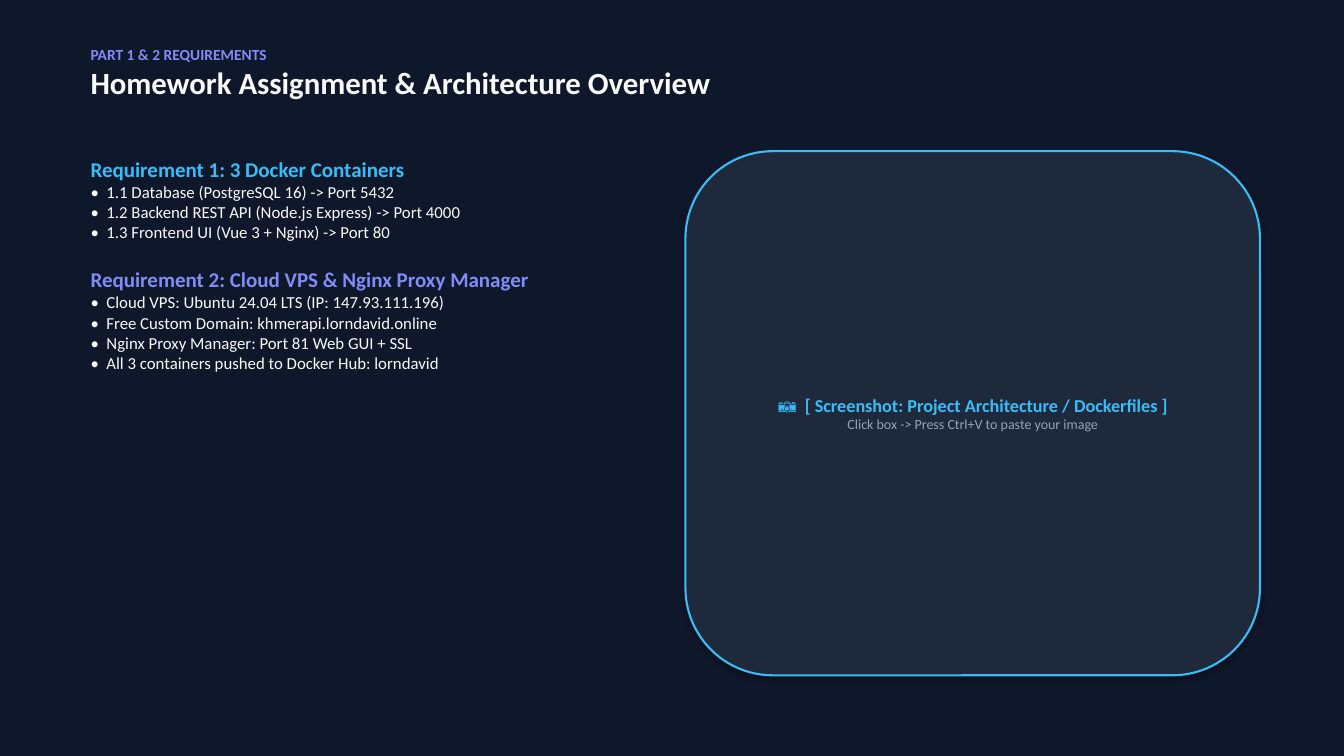
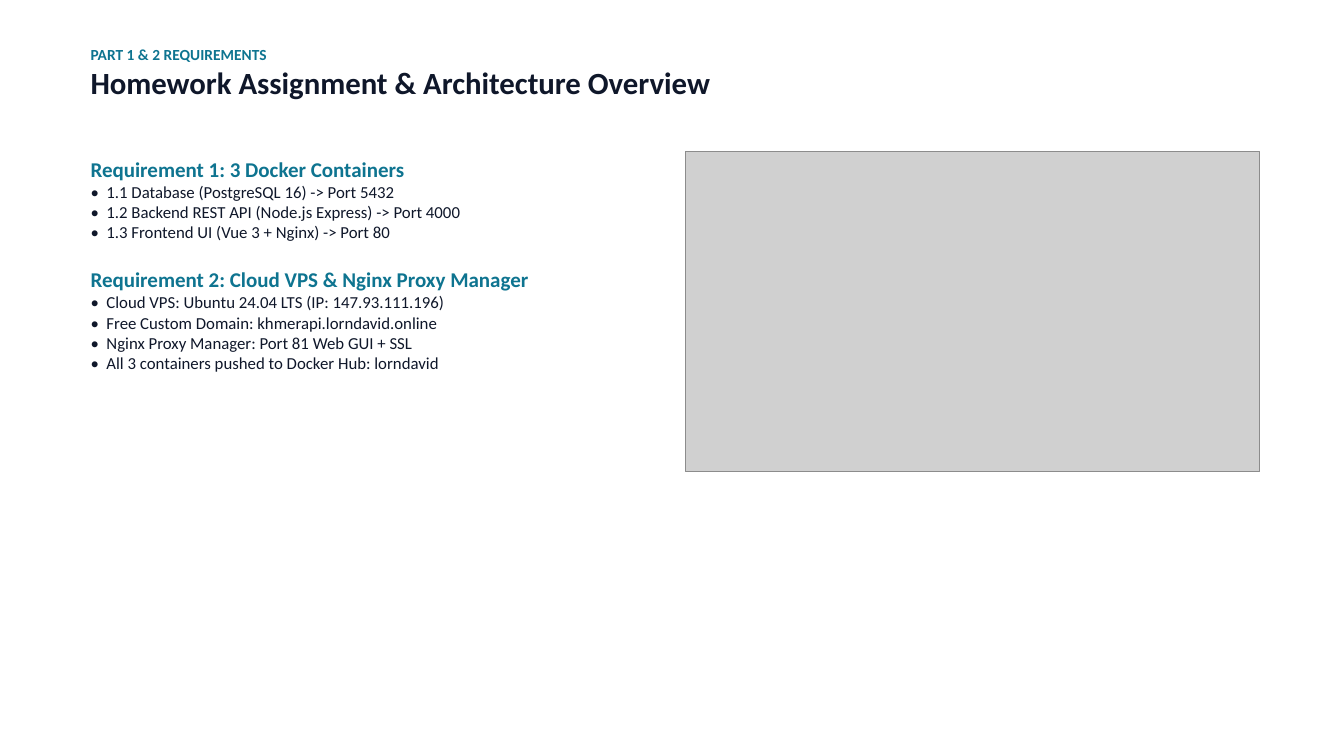
Before and after one commit to lorndavid/khmer-data-api, a slide deck: slide 2 of homework/Homework-Docker-Presentation.pptx. Drawn at 1344x756 pixels with LibreOffice and Linux fonts; fonts in the diff are those of the drawing; grey boxes stand for pictures. Boxes give left, top, right and bottom in pixels: in the first picture for what was removed or moved away, otherwise in the second. Text is boxed around its words. In the diff, an @@ line names an element or a change of style, - is before the commit and + after.

Commit message:
docs: add clean professional architecture diagram and embed into homework doc and presentation

```diff
--- a/homework/Homework-Docker-Presentation.pptx
+++ b/homework/Homework-Docker-Presentation.pptx
@@ rectangle at <box>0,0,1344,756</box>: fill #0F172A to #FFFFFF @@
@@ text "PART 1 & 2 REQUIREMENTS" at <box>91,50,710,100</box>: text colour #818CF8 to #0E7490 in "PART 1 & 2 REQUIREMENTS"; text colour #F8FAFC to #0F172A in "Homework Assignment & Architecture Overview" @@
@@ text "Requirement 1: 3 Docker Containers" at <box>91,162,528,372</box>: text colour #38BDF8 to #0E7490 in "Requirement 1: 3 Docker Containers"; text colour #F8FAFC to #0F172A in "• 1.1 Database (PostgreSQL 16) -> Port ...", "• 1.2 Backend REST API (Node.js Express) ...", "• 1.3 Frontend UI (Vue 3 + ...", "• Cloud VPS: Ubuntu 24.04 LTS (IP: ..." and 3 more places; text colour #818CF8 to #0E7490 in "Requirement 2: Cloud VPS & Nginx Proxy ..." @@
@@ rounded rectangle removed at <box>686,151,1260,676</box> @@
-📷 [ Screenshot: Project Architecture / Dockerfiles ]
-Click box -> Press Ctrl+V to paste your image
@@ picture added at <box>686,151,1260,472</box> @@
```
Also in this commit, not shown: 9 other slides changed, 6 other files.
